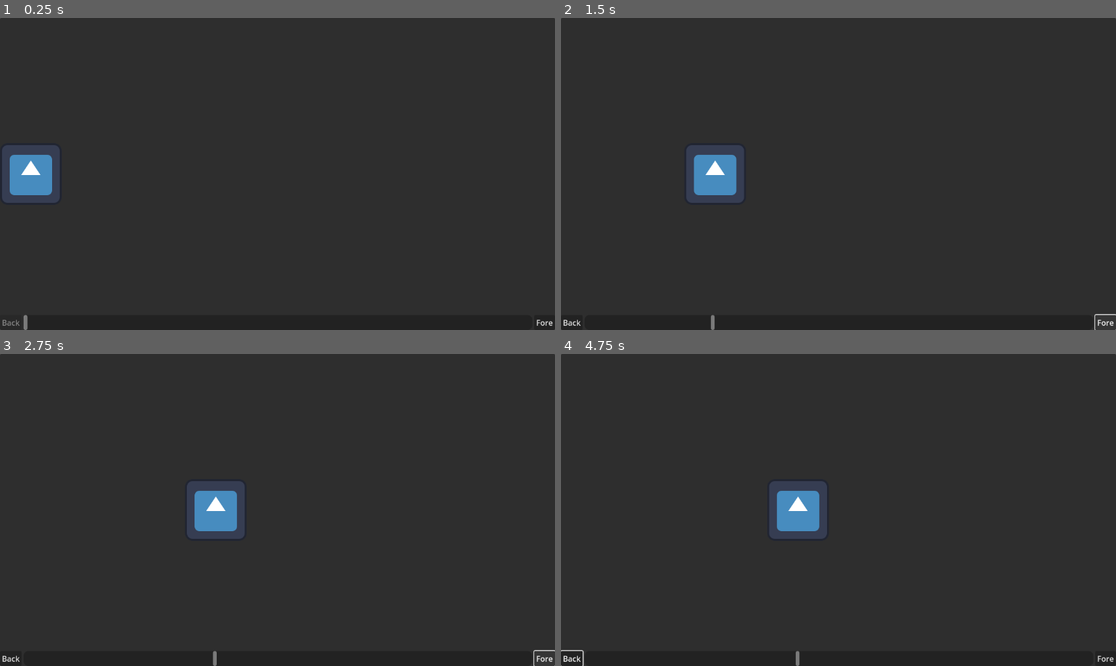
Above: before the commit, frames 1-4 (two rows, left to right).
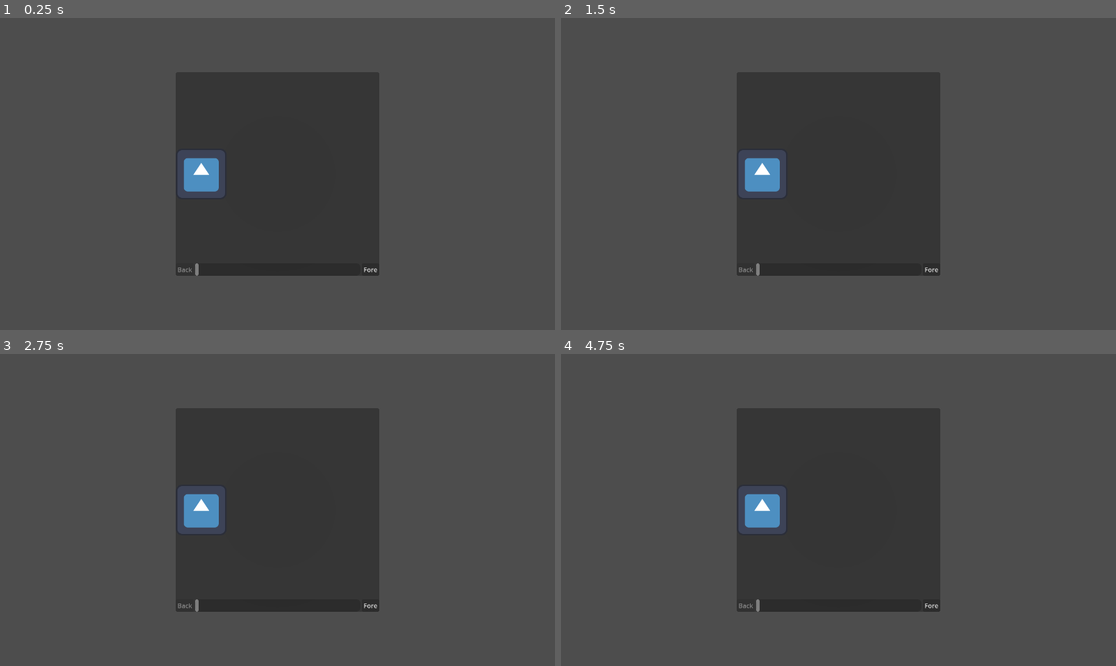
Above: after the commit, the same moments.

Repository: rakkarage/test-input
Game: Godot game, scene res://node_3d.tscn
Same seed, same stepped clock (60 frames per second), same inputs: the game is played once before the commit and once after it. Before the commit the project starts from res://control.tscn. The engine's default icon, where the game draws it, is replaced by a stand-in: a white triangle on a blue panel in a dark square.
Inputs (mouse positions are in pixels of both pictures, inside the frame that each line leads up to):
- Up to frame 1 (0.25 s): no input
- Up to frame 2 (1.5 s): click (1104, 323) at 0.5 s, where only the run before the commit has a clickable "Fore"; click (1104, 323) at 1.25 s, where only the run before the commit has a clickable "Fore"
- Up to frame 3 (2.75 s): click (543, 659) at 2 s, where only the run before the commit has a clickable "Fore"
- Up to frame 4 (4.75 s): click (572, 659) at 2.75 s, where only the run before the commit has a clickable "Back"; drag from (838, 510) to (894, 441) at 3.52 s; drag from (727, 525) to (810, 572) at 4.27 s

The runs differ from the first frame. In frame 1, 76% of the frame differs, in the area x 0-100%, y 0-100%; in frame 2, 77%; in frame 3, 78%; in frame 4, 79%.

Commit message:
works in 3d too?

Diff:
--- /dev/null
+++ b/QuadInput.gd
@@ -0,0 +1,41 @@
+@tool
+class_name QuadInput extends MeshInstance3D
+
+@onready var _viewport: SubViewport = $SubViewport
+@onready var _area: Area3D = $Area3D
+
+@export var use_input_mask := false
+
+var is_mouse_inside_mask := false
+var _last_event_pos2D := Vector2.ZERO
+var _last_event_time := 0.0
+
+func _ready() -> void:
+	_area.input_event.connect(_on_input_event)
+
+func _unhandled_input(event: InputEvent) -> void:
+	_viewport.push_input(event)
+
+func _on_input_event(_camera: Camera3D, event: InputEvent, event_position: Vector3, _normal: Vector3, _shape_idx: int) -> void:
+	if use_input_mask and not is_mouse_inside_mask:
+		return
+
+	var mesh_size: Vector2 = mesh.size
+	var event_pos3D := global_transform.affine_inverse() * event_position
+	var event_pos2D := Vector2(event_pos3D.x, -event_pos3D.y) / mesh_size + Vector2(0.5, 0.5)
+	event_pos2D *= Vector2(_viewport.size.x, _viewport.size.y)
+
+	var current_time := Time.get_ticks_msec() / 1000.0
+
+	event.position = event_pos2D
+	if event is InputEventMouse:
+		event.global_position = event_pos2D
+
+	if event is InputEventMouseMotion or event is InputEventScreenDrag:
+		event.relative = event_pos2D - _last_event_pos2D
+		var time_diff := current_time - _last_event_time
+		event.velocity = event.relative / time_diff if time_diff > 0 else Vector2.ZERO
+
+	_last_event_pos2D = event_pos2D
+	_last_event_time = current_time
+	_viewport.push_input(event)
--- /dev/null
+++ b/node_3d.tscn
@@ -0,0 +1,37 @@
+[gd_scene load_steps=7 format=3 uid="uid://deda84dhhibb3"]
+
+[ext_resource type="PackedScene" uid="uid://jihsqcv1my3a" path="res://control.tscn" id="1_nvhpj"]
+[ext_resource type="Script" path="res://QuadInput.gd" id="1_pngux"]
+
+[sub_resource type="QuadMesh" id="QuadMesh_hnda6"]
+
+[sub_resource type="ViewportTexture" id="ViewportTexture_j2yw1"]
+viewport_path = NodePath("MeshInstance3D/SubViewport")
+
+[sub_resource type="StandardMaterial3D" id="StandardMaterial3D_c1l41"]
+resource_local_to_scene = true
+albedo_texture = SubResource("ViewportTexture_j2yw1")
+
+[sub_resource type="BoxShape3D" id="BoxShape3D_el6bv"]
+size = Vector3(1, 1, 0.001)
+
+[node name="Node3D" type="Node3D"]
+
+[node name="Camera3D" type="Camera3D" parent="."]
+transform = Transform3D(1, 0, 0, 0, 1, 0, 0, 0, 1, 0, 0, 1)
+
+[node name="DirectionalLight3D" type="DirectionalLight3D" parent="."]
+
+[node name="MeshInstance3D" type="MeshInstance3D" parent="."]
+mesh = SubResource("QuadMesh_hnda6")
+surface_material_override/0 = SubResource("StandardMaterial3D_c1l41")
+script = ExtResource("1_pngux")
+
+[node name="SubViewport" type="SubViewport" parent="MeshInstance3D"]
+
+[node name="Control" parent="MeshInstance3D/SubViewport" instance=ExtResource("1_nvhpj")]
+
+[node name="Area3D" type="Area3D" parent="MeshInstance3D"]
+
+[node name="CollisionShape3D" type="CollisionShape3D" parent="MeshInstance3D/Area3D"]
+shape = SubResource("BoxShape3D_el6bv")
--- a/project.godot
+++ b/project.godot
@@ -11,6 +11,6 @@
 [application]
 
 config/name="test-input"
-run/main_scene="res://control.tscn"
+run/main_scene="res://node_3d.tscn"
 config/features=PackedStringArray("4.3", "Forward Plus")
 config/icon="res://icon.svg"
